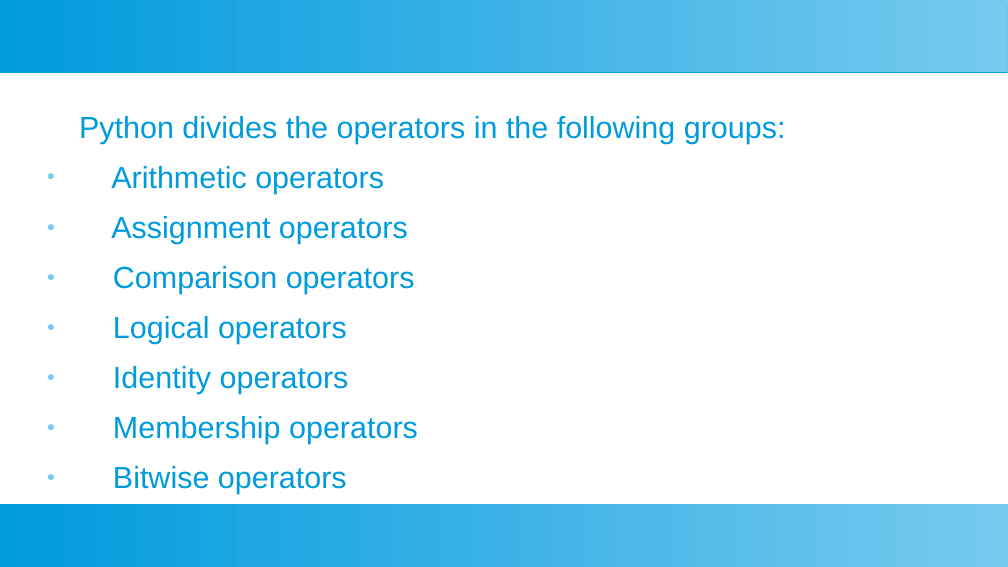
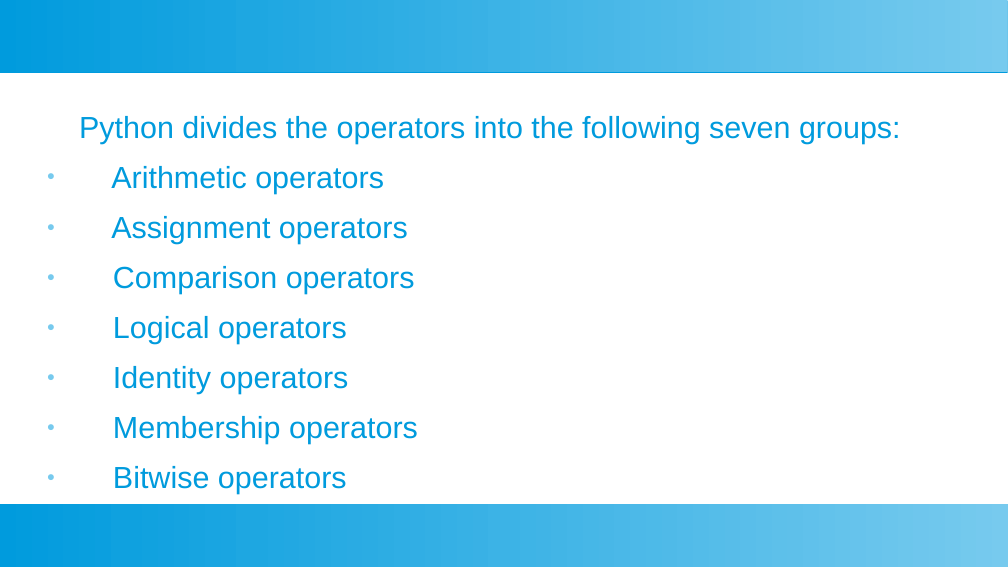
Before and after one commit to ashishjain1547/public_lessons_in_python, a slide deck: slide 2 of Ch 3 - Operators/Operators in Python.odp. Drawn at 1008x567 pixels with LibreOffice and Linux fonts; fonts in the diff are those of the drawing. Boxes give left, top, right and bottom in pixels: in the first picture for what was removed or moved away, otherwise in the second. Text is boxed around its words. In the diff, an @@ line names an element or a change of style, - is before the commit and + after.

```diff
--- a/Ch 3 - Operators/Operators in Python.odp
+++ b/Ch 3 - Operators/Operators in Python.odp
@@ text at <box>79,116,901,144</box>: text changed @@
-Python divides the operators in the following groups:
+Python divides the operators into the following seven groups:
```
Also in this commit, not shown: 3 other slides changed, 4 other files.
